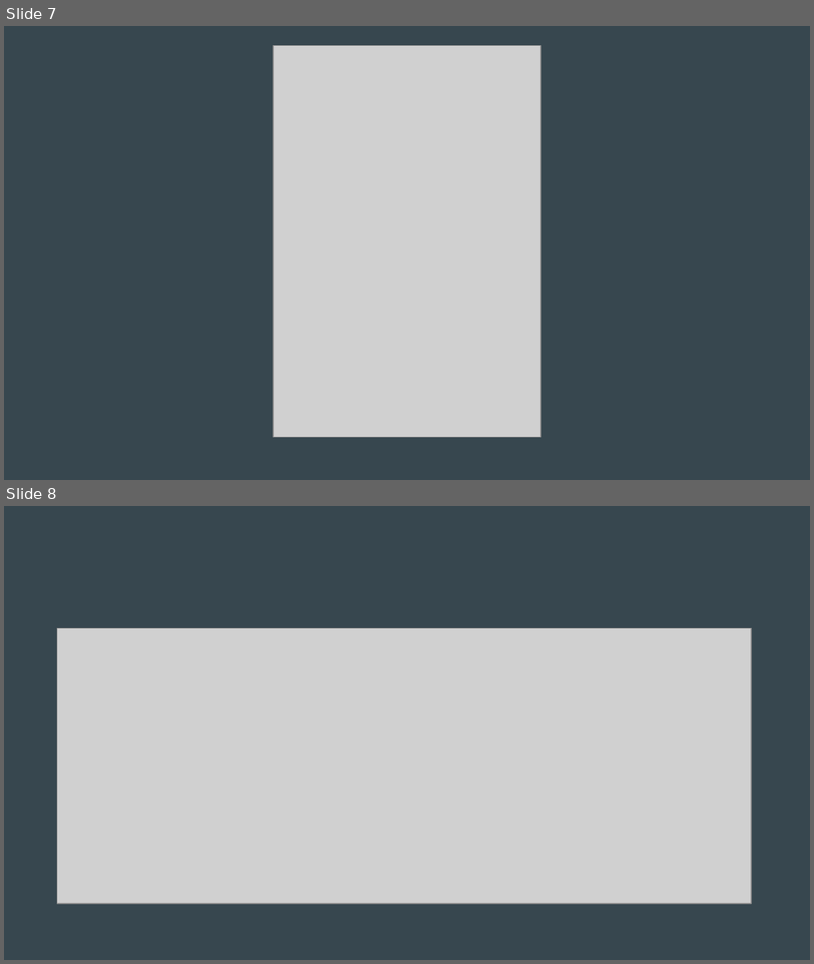
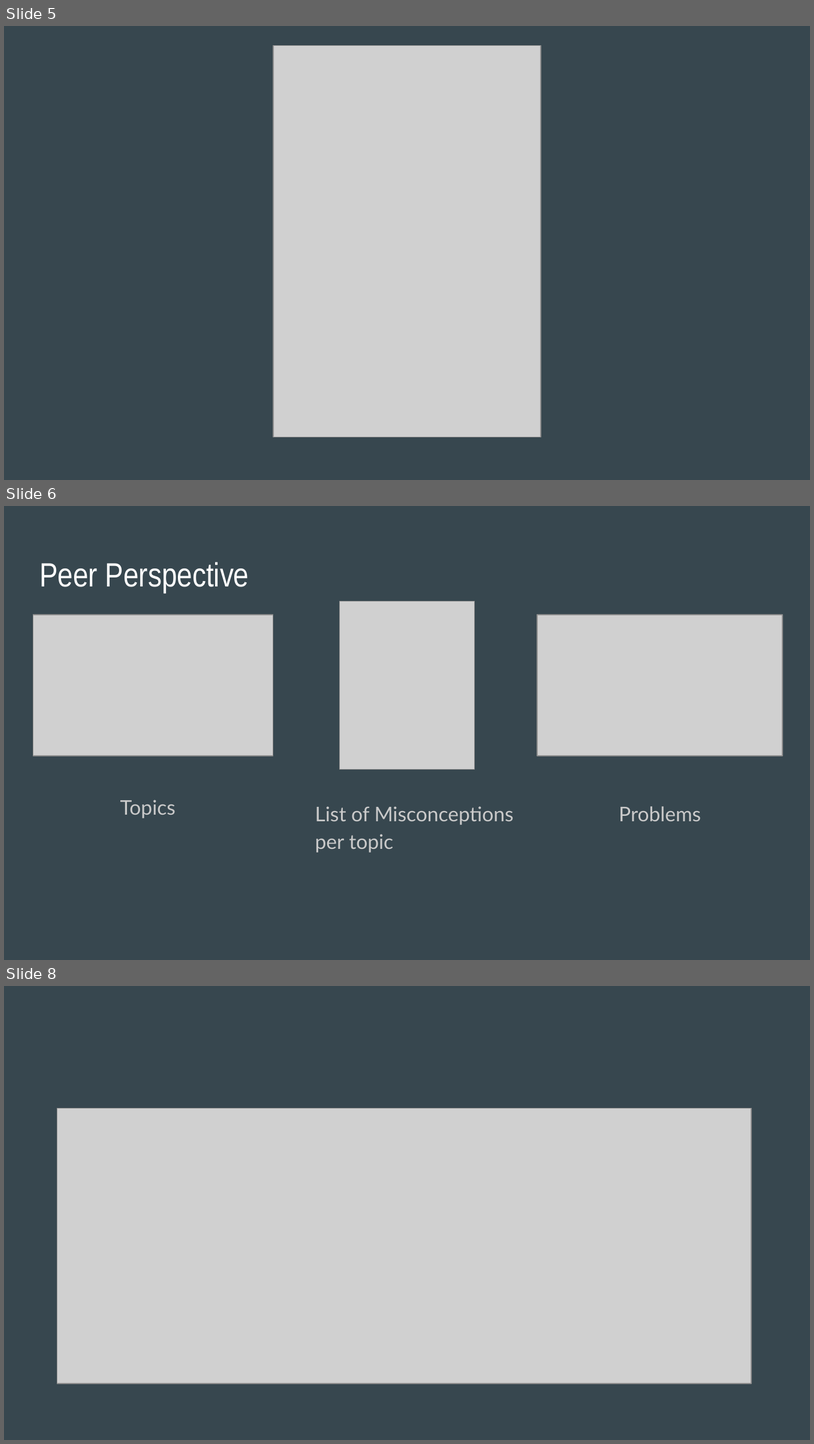
Before and after one commit to gw-sd-2016/PeerPerspective, a slide deck: Peer Perspective #4.pptx. Shown one above the other, each under a label of ours: slides 7 and 8 before the commit, slides 5, 6 and 8 after it; the slides between them are not shown. The pictures are 814x964 and 814x1444 pixels, drawn with LibreOffice and Linux fonts; fonts in the diff are those of the drawing; grey boxes stand for pictures. Boxes give left, top, right and bottom in pixels: in the first picture for what was removed or moved away, otherwise in the second. Text is boxed around its words. In the diff, an @@ line names an element or a change of style, - is before the commit and + after.

```diff
--- a/Peer Perspective #4.pptx
+++ b/Peer Perspective #4.pptx
@@ slide 6 added at (4,506,810,960), background #37474F @@
@@ title added at (39,562,249,592), 30 pt, text #FFFFFF @@
+Peer Perspective
@@ picture added at (339,601,475,769) @@
@@ picture added at (33,615,273,756) @@
@@ picture added at (538,615,783,756) @@
@@ text added at (120,799,176,818), 18 pt, text #CACACA @@
+Topics
@@ text added at (315,806,514,852), 18 pt, text #CACACA @@
+List of Misconceptions per topic
@@ text added at (619,806,701,821), 18 pt, text #CACACA @@
+Problems
@@ what was slide 7 is now slide 5 @@
```
Also in this commit, not shown: 3 slides changed, 1 slide removed, 1 other file.
